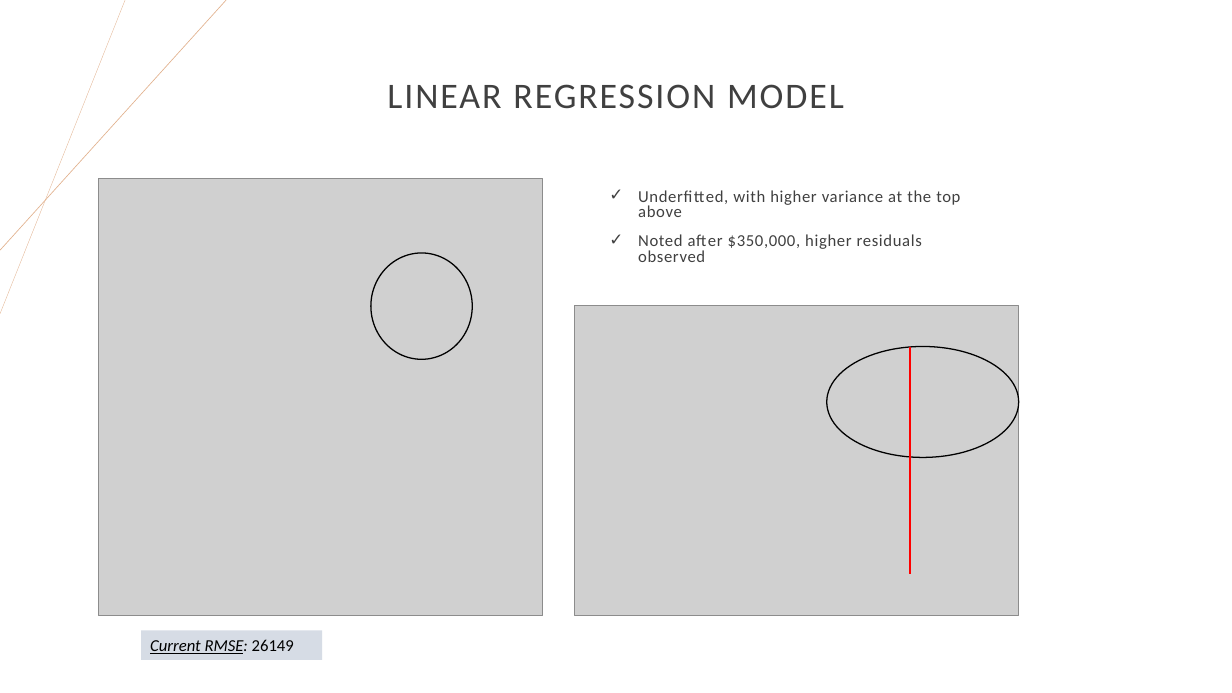
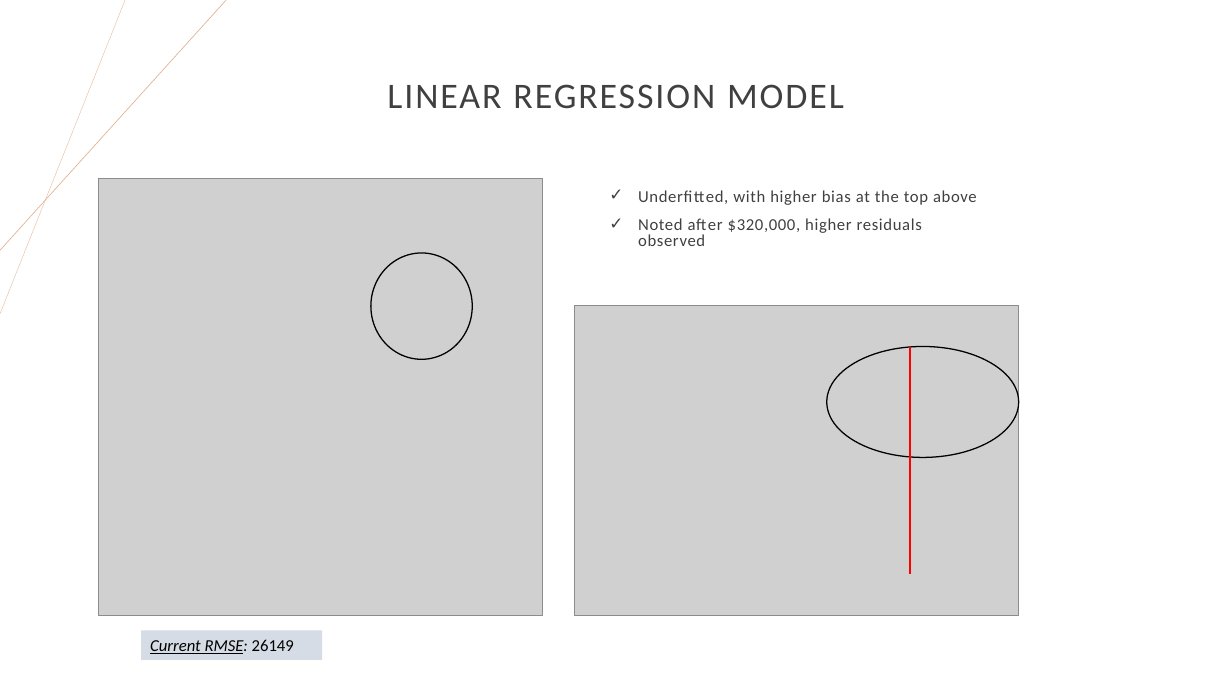
Before and after one commit to DS-GitHub2022/GA-Projects, a slide deck: slide 7 of Project2/Issue of under-predicting house prices.pptx. Drawn at 1232x693 pixels with LibreOffice and Linux fonts; fonts in the diff are those of the drawing; grey boxes stand for pictures. Boxes give left, top, right and bottom in pixels: in the first picture for what was removed or moved away, otherwise in the second. Text is boxed around its words. In the diff, an @@ line names an element or a change of style, - is before the commit and + after.

```diff
--- a/Project2/Issue of under-predicting house prices.pptx
+++ b/Project2/Issue of under-predicting house prices.pptx
@@ text at [638, 190, 977, 246]: text changed @@
-✓ Underfitted, with higher variance at the top above
-✓ Noted after $350,000, higher residuals observed
+✓ Underfitted, with higher bias at the top above
+✓ Noted after $320,000, higher residuals observed
```
Also in this commit, not shown: 8 other slides changed, 2 slides added, 5 other files.
